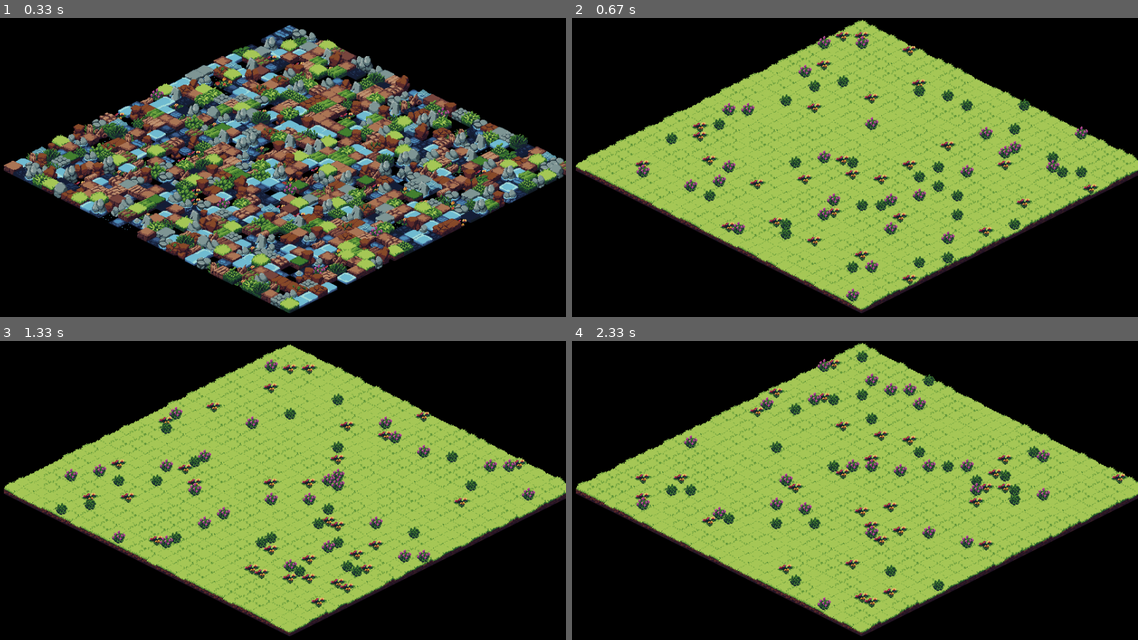
Above: before the commit, frames 1-4 (two rows, left to right).
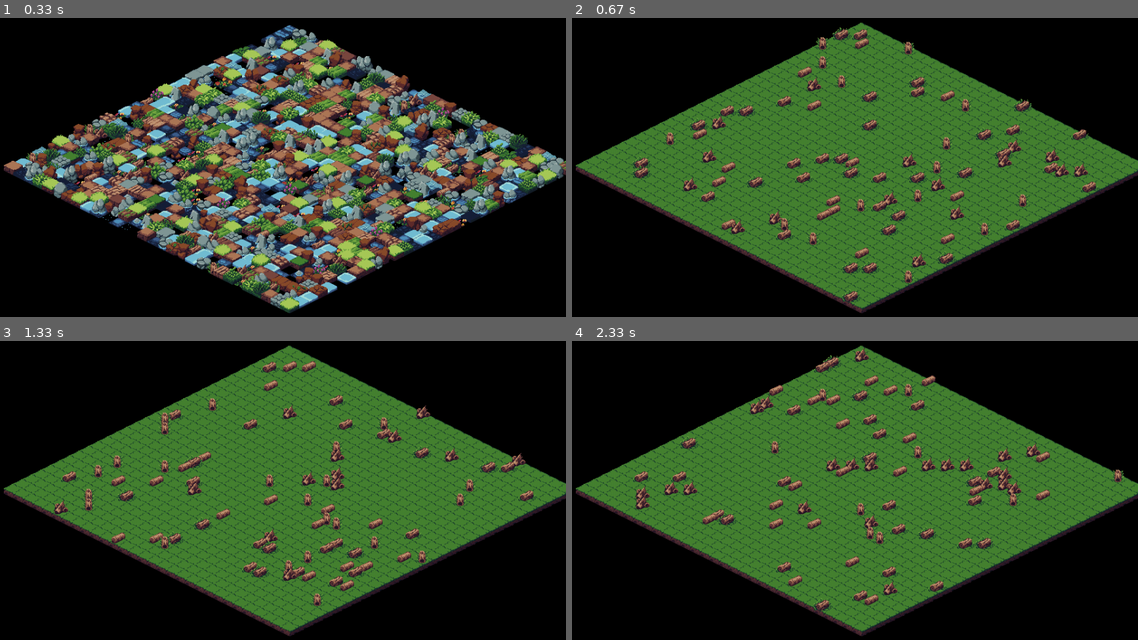
Above: after the commit, the same moments.

Repository: E4lix/AIge-Of-EmpAIres
Game: pygame game, started from Graphics/Game.py
Same seed, same stepped clock (60 frames per second), same inputs: the game is played once before the commit and once after it.
Inputs:
- Up to frame 1 (0.33 s): no input
- Up to frame 2 (0.67 s): tap Z at 0.33 s
- Up to frame 3 (1.33 s): tap Z at 0.67, 1.07 s
- Up to frame 4 (2.33 s): tap Z at 1.37, 1.57, 1.9, 2.2 s

Frame 1 is identical in both runs. In frame 2, 49% of the frame differs, in the area x 0-100%, y 0-99%; in frame 3, 49%; in frame 4, 49%.

Commit message:
Commentaire explicatif et validation de la méthode

Diff:
--- a/Graphics/Tilemap.py
+++ b/Graphics/Tilemap.py
@@ -4,15 +4,15 @@
 # Classe Tilemap
 class Tilemap:
     def __init__(self, tileset, size, rect=None):
-        self.size = size
-        self.tileset = tileset
-        self.map = np.zeros(size, dtype=int)
-        self.overlay_map = np.full(size, -1, dtype=int)
+        self.size = size # Taille de la map
+        self.tileset = tileset # Tileset utilisé pour les textures de la map
+        self.map = np.zeros(size, dtype=int) # Matrice des coordonnées de la map
+        self.overlay_map = np.full(size, -1, dtype=int) # Matrice des coordonnées de l'overlay décor
 
         self.zoom_factor = 1.0  # Facteur de zoom (1.0 = taille normale)
 
-        self.floor_tile = [2, 13, 24]
-        self.decor_set = [4, 15, 26]
+        self.floor_tile = [80] # Liste des tiles pour le sol
+        self.decor_set = [48, 59, 70, 81, 92] # Liste des tiles pour le décor
 
         h, w = self.size
         self.image = pygame.Surface((32 * w, 32 * h))
@@ -44,8 +44,8 @@
     # Render une map cohérente
     def render_normal(self, floor_tile):
         m, n = self.map.shape
-        x_offset = 0
-        y_offset = -8
+        x_offset = -2
+        y_offset = -10
         self.image.fill((0, 0, 0, 0))  # Efface l'image précédente avec de la transparence
         # Sol/Terrain
         for i in range(m):
@@ -62,6 +62,7 @@
                     screen_x, screen_y = self.iso_to_screen(i ,j)
                     self.image.blit(overlay_tile, ((screen_x + x_offset) + self.image.get_width() // 2, screen_y + y_offset))
 
+    # Spécifie le placement aléatoire de l'overlay décor
     def set_random_overlay(self, probability):
         m, n = self.overlay_map.shape
         for i in range(m):
@@ -72,10 +73,12 @@
                     self.overlay_map[i, j] = -1  # Pas de tuile
         self.render_normal(self.floor_tile)
 
+    # Crée une map cohérente
     def set_normal(self):
         self.map = np.zeros(self.size, dtype=int)
         self.render_normal(self.floor_tile)
 
+    # Crée une map randomisée
     def set_random(self):
         n = len(self.tileset.tiles)
         self.map = np.random.randint(n, size=self.size)
